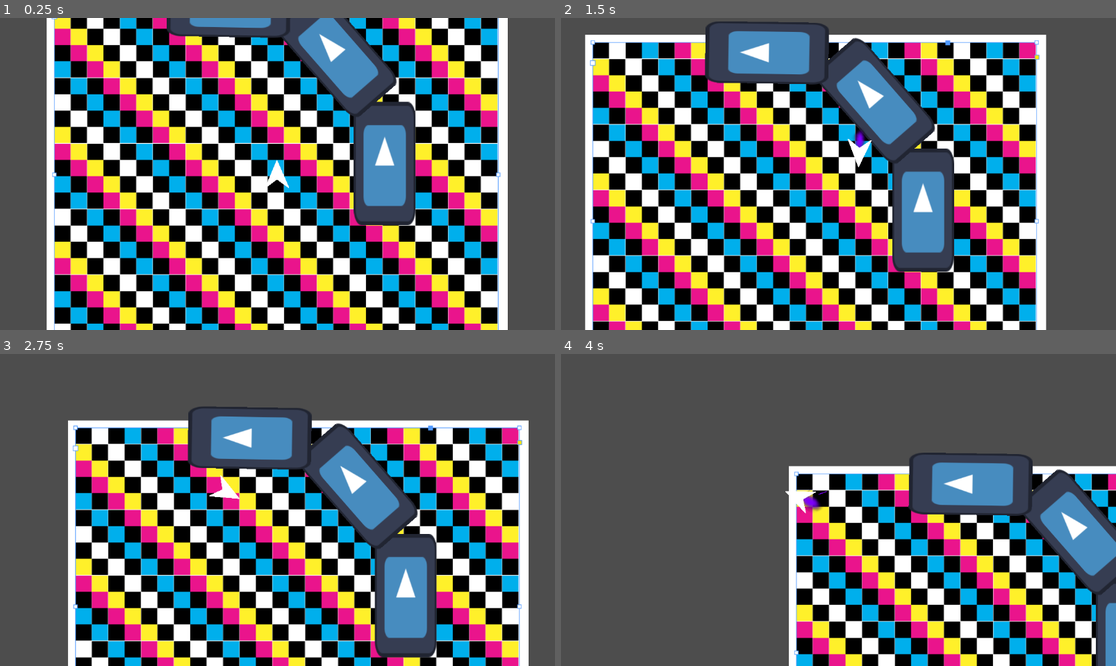
Above: before the commit, frames 1-4 (two rows, left to right).
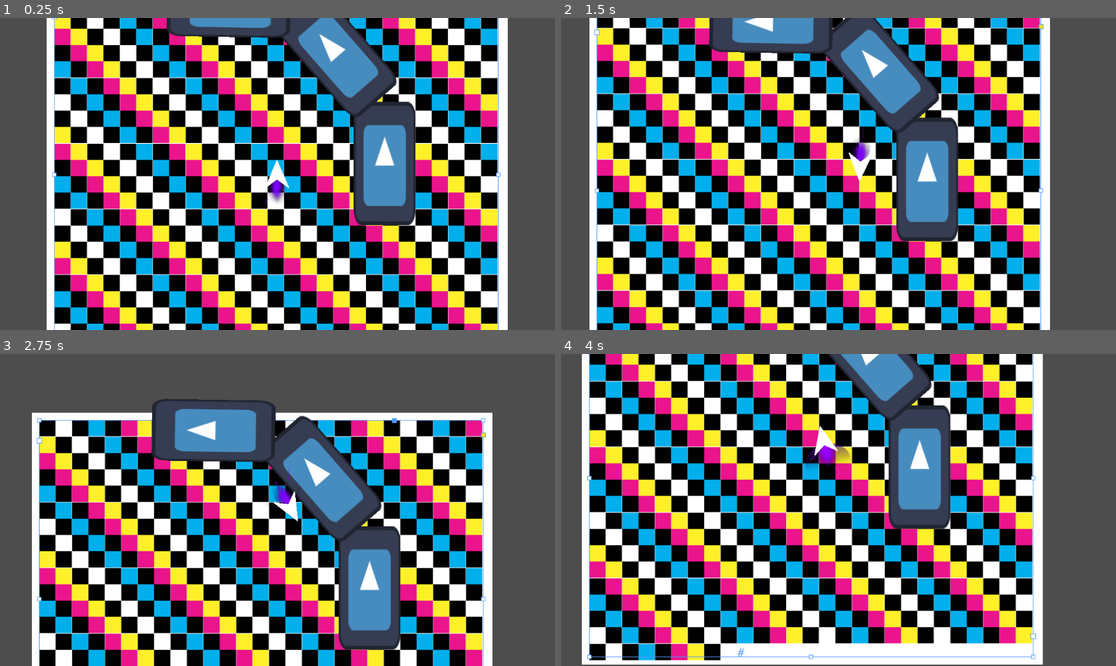
Above: after the commit, the same moments.

Repository: ParadoxArcher/Angle_Advantage
Game: Godot game, scene res://Scenes/GameScene.tscn
Two runs of this game, one before a commit and one after it. Both use one fixed random seed, a clock stepped at 60 frames per second and the inputs below. The engine's default icon, where the game draws it, is replaced by a stand-in: a white triangle on a blue panel in a dark square.
Inputs:
- Up to frame 1 (0.25 s): no input
- Up to frame 2 (1.5 s): tap Enter at 0.5 s; hold D (RotateRight) 0.53-1.28 s; hold W (Boost) 0.53-1.28 s; hold S (Back) from 1.28 s (still down); tap W (Boost) at 1.35 s
- Up to frame 3 (2.75 s): release S (Back) at 2.03 s; hold D (RotateRight) from 2.03 s (still down); hold W (Boost) from 2.03 s (still down); tap Space (Dodge) at 2.1 s
- Up to frame 4 (4 s): release W (Boost) at 2.78 s; tap W (Boost) at 2.85 s; release D (RotateRight) at 3.53 s; hold A (RotateLeft) from 3.53 s (still down); hold W (Boost) from 3.53 s (still down)

The runs differ from the first frame. In frame 1, 0.2% of the frame differs, in the area x 47-52%, y 51-60%; in frame 2, 68%; in frame 3, 65%; in frame 4, 84%, in the area x 3-100%, y 0-100%.

Commit message:
vault backup: 2025-03-12 13:44:06

Diff:
--- a/zProject Files/Godot/Scenes/WallBoostDetection.gd
+++ b/zProject Files/Godot/Scenes/WallBoostDetection.gd
@@ -13,7 +13,7 @@
 func _physics_process(_delta):
 	if ray_cast_l.is_colliding() or ray_cast_ml.is_colliding() or ray_cast_m.is_colliding() or ray_cast_mr.is_colliding() or ray_cast_r.is_colliding():
 
-		var TotalBoost = 1
+		var TotalBoost = 0
 		if ray_cast_l.is_colliding():
 			TotalBoost += WallBoostScale
 		if ray_cast_ml.is_colliding:
--- a/zProject Files/Godot/Scripts/PlayerScript.gd
+++ b/zProject Files/Godot/Scripts/PlayerScript.gd
@@ -8,10 +8,9 @@
 
 ## Boost Variables
 @export var MaxSpeed = 2000
-@export var BoostDecay = [0, .015, .8] # {0: Fluctuating,  1:DecayRate, 2:BoostRelease(cannot be 0)}
-@export var SpeedAccel = [.01, .01, .15] # {0: Fluctuating, 1: Accel, 2: DecayLerp} ## Beware WallBoostScale
+@export var BoostDecay = [0, .015, .8] # {0: Final,  1:DecayRate, 2:ReleaseAccelScaler(cannot be 0)}
+@export var SpeedAccel = [1.0, 0, .01] # {0: Global Mod, 1: BoostResult, 2: BaseSpeedAccel} ## Beware WallBoostScale
 @export var SpeedDecel = [.001, .001] # {0: Fluctuating,  1: Decel} ## Beware BrakeDecelMult
-var BoostDir = Vector2(0, 0)
 var AccelRate = 0
 
 ## Rotation Variables
@@ -62,25 +61,22 @@
 	#endregion
 
 	#region Boost --- Determines movement application and delays it's deactivation
+
+#	boost_sprite.material.set_shader_parameter("RedFilter", 1 - clampf((.5 * SpeedAccel[0]/SpeedAccel[1] ), 0, 1)) # VFX, Enable Boost Visual
+#	boost_particle.emitting = true
+#			boost_sprite.material.set_shader_parameter("RedFilter", 1 - clampf((.5 * BoostDecay[0] * SpeedAccel[0]/SpeedAccel[1] ), 0, 1)) # VFX, Decay Boost Visual
+#			boost_particle.emitting = false
+#		boost_sprite.material.set_shader_parameter("RedFilter", 1) # VFX, Disable Boost Visual
+#		boost_particle.emitting = false
+
 	if MoveInput.y > 0 or BoostDecay[0] > 0:
-		var BoostDirAmp
 		if MoveInput.y / BoostDecay[2] >= BoostDecay[0]:
-			BoostDirAmp = MoveInput.y
-			BoostDecay[0] += clampf(BoostDecay[1] * MoveInput.y, 0, MoveInput.y - BoostDecay[0])
+			BoostDecay[0] += clampf(2 * BoostDecay[1] * MoveInput.y, 0, MoveInput.y - BoostDecay[0])
+			SpeedAccel[1] = SpeedAccel[2] * BoostDecay[0]
 
-			boost_sprite.material.set_shader_parameter("RedFilter", 1 - clampf((.5 * SpeedAccel[0]/SpeedAccel[1] ), 0, 1)) # VFX, Enable Boost Visual
-			boost_particle.emitting = true
 		else:
-			BoostDirAmp = BoostDecay[0] * BoostDecay[2]
+			SpeedAccel[1] = SpeedAccel[2] * BoostDecay[0] * BoostDecay[2]
 			BoostDecay[0] -= clampf(BoostDecay[1], 0, BoostDecay[0])
-
-			boost_sprite.material.set_shader_parameter("RedFilter", 1 - clampf((.5 * BoostDecay[0] * SpeedAccel[0]/SpeedAccel[1] ), 0, 1)) # VFX, Decay Boost Visual
-			boost_particle.emitting = false
-
-		BoostDir = Vector2(cos(rotation), sin(rotation)) * BoostDirAmp
-	else:
-		boost_sprite.material.set_shader_parameter("RedFilter", 1) # VFX, Disable Boost Visual
-		boost_particle.emitting = false
 	#endregion
 
 	#region Rotation --- Defines rotation acceleration and it's momentum
@@ -102,10 +98,8 @@
 	rotate(RotaSpeed)
 
 	velocity = lerp(velocity, velocity.normalized(), SpeedDecel[0]) # Momentum
-	velocity = lerp(velocity, BoostDir * MaxSpeed, SpeedAccel[0]) # Acceleration
+	velocity = lerp(velocity, MaxSpeed * Vector2(cos(rotation), sin(rotation)), SpeedAccel[1] * SpeedAccel[0]) # Acceleration
 
-	if SpeedAccel[0] != SpeedAccel[1]:
-		SpeedAccel[0] -= clampf((SpeedAccel[0] - SpeedAccel[1] ) * SpeedAccel[2], 0, SpeedAccel[0] - SpeedAccel[1])
 	if RotaAccel[0] != RotaAccel[1]:
 		RotaAccel[0] -= clampf((RotaAccel[0] - RotaAccel[1] ) * RotaAccel[2], 0, RotaAccel[0] - RotaAccel[1])
 
@@ -191,4 +185,4 @@
 	velocity = MaxSpeed * DodgeSpeed * DodgeDir.rotated(rotation + PI/2)
 
 func _on_wall_boost_detection_wall_boosting(TotalBoost):
-	SpeedAccel[0] = TotalBoost * SpeedAccel[1]
+	SpeedAccel[0] += TotalBoost
Not shown, changed: .obsidian/workspace.json
